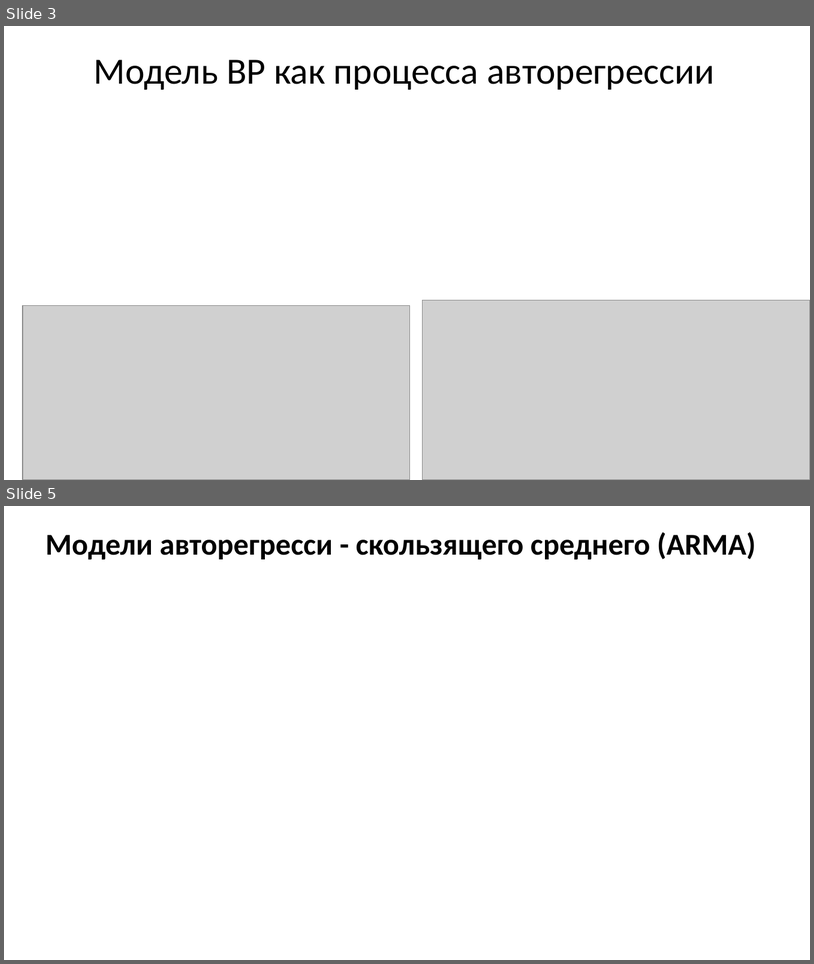
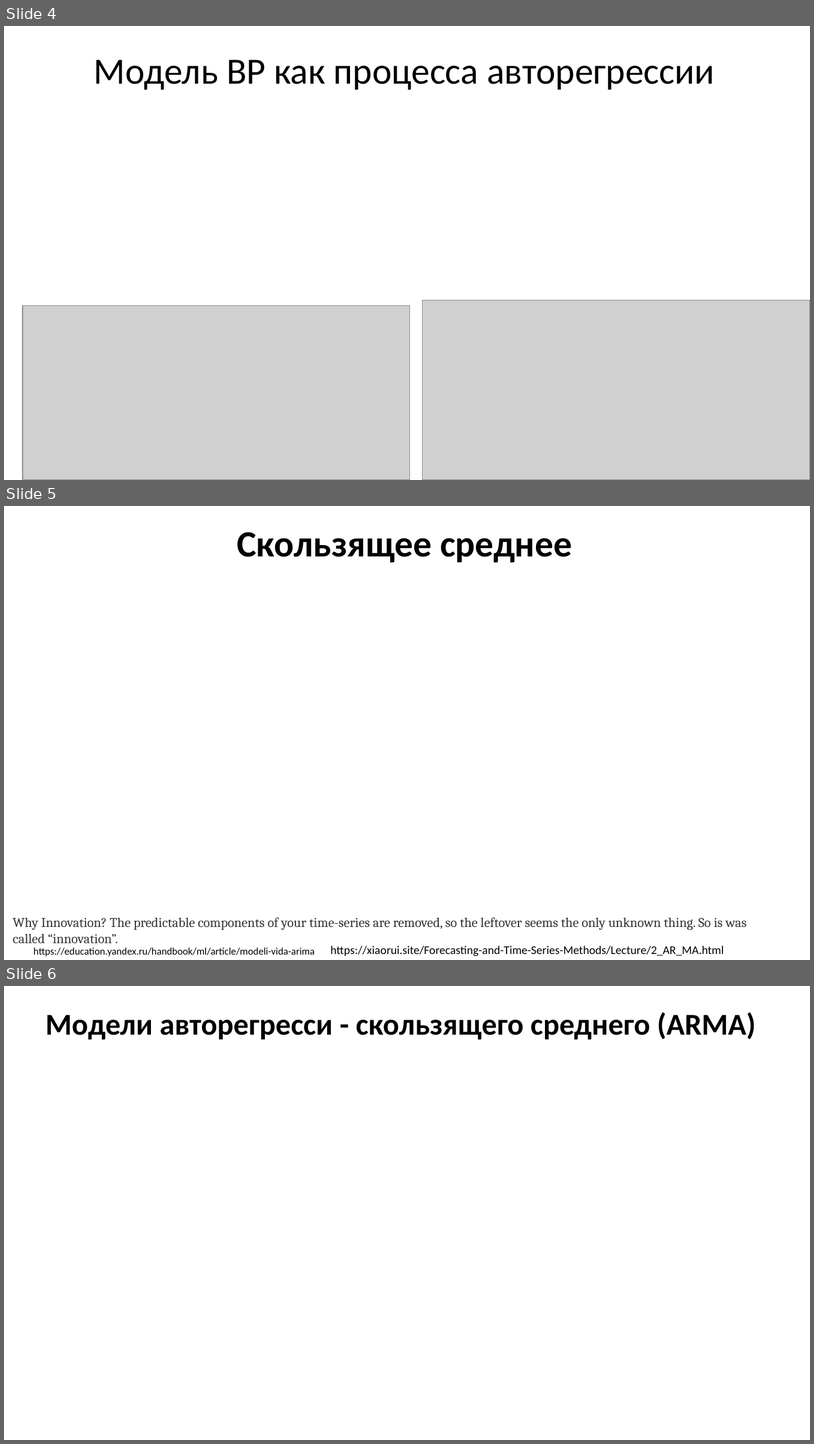
Before and after one commit to MVRonkin/TimeSeriesCourse, a slide deck: 2025/LEC/04-1 ARIMA new.pptx. Shown one above the other, each under a label of ours: slides 3 and 5 before the commit, slides 4, 5 and 6 after it; the slides between them are not shown. The pictures are 814x964 and 814x1444 pixels, drawn with LibreOffice and Linux fonts; fonts in the diff are those of the drawing; grey boxes stand for pictures. Boxes give left, top, right and bottom in pixels: in the first picture for what was removed or moved away, otherwise in the second. Text is boxed around its words. In the diff, an @@ line names an element or a change of style, - is before the commit and + after.

```diff
--- a/2025/LEC/04-1 ARIMA new.pptx
+++ b/2025/LEC/04-1 ARIMA new.pptx
@@ slide 5 added at <box>4,506,810,960</box>, background #FFFFFF @@
@@ title added at <box>237,532,572,562</box>, 44 pt, text #000000, bold @@
+Скользящее среднее
@@ text added at <box>13,917,747,943</box>, 16 pt, text #333333 @@
+Why Innovation? The predictable components of your time-series are removed, so the leftover seems the only unknown thing. So is was called “innovation”.
@@ text added at <box>33,947,315,956</box>, 12 pt, text #000000 @@
+https://education.yandex.ru/handbook/ml/article/modeli-vida-arima
@@ text added at <box>330,945,724,956</box>, 14 pt, text #000000 @@
+https://xiaorui.site/Forecasting-and-Time-Series-Methods/Lecture/2_AR_MA.html
@@ what was slide 3 is now slide 4 @@
@@ what was slide 5 is now slide 6 @@
```
Also in this commit, not shown: 1 slide changed, 13 other slides added, 1 slide removed, 3 other files.
